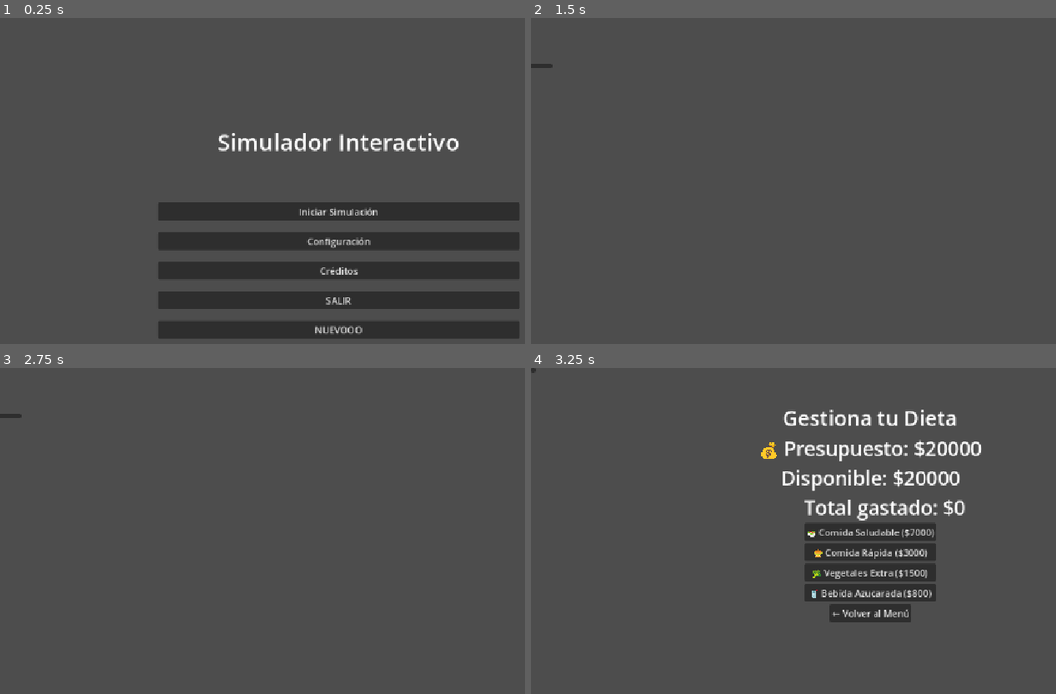
Above: before the commit, frames 1-4 (two rows, left to right).
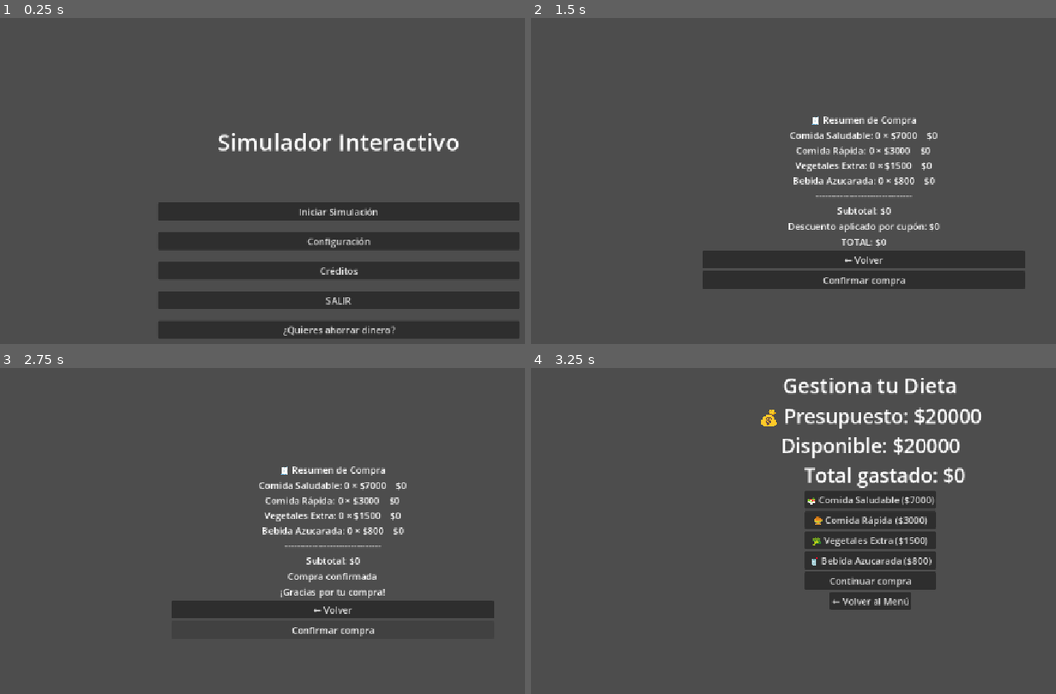
Above: after the commit, the same moments.

Repository: gustavo27715/taller1
Game: Godot game, scene res://src/core/main_app.tscn
Same seed, same stepped clock (60 frames per second), same inputs: the game is played once before the commit and once after it.
Inputs (mouse positions are in pixels of both pictures, inside the frame that each line leads up to; where the layout moved, square brackets give the same spot in the first picture):
- Up to frame 1 (0.25 s): no input
- Up to frame 2 (1.5 s): click "Iniciar Simulación" at 0.5 s; click (872, 229) [531, 21] at 1.25 s
- Up to frame 3 (2.75 s): click (330, 628) at 2 s, where only the run after the commit has a clickable "Confirmar compra"
- Up to frame 4 (3.25 s): click (861, 609) [541, 416] at 2.75 s

The runs differ from the first frame. In frame 1, 0.3% of the frame differs, in the area x 53-76%, y 94-98%; in frame 2, 8.9%; in frame 3, 5.7%; in frame 4, 10%, in the area x 0-86%, y 0-79%.
Error before the commit: Trying to assign value of type 'Label' to a variable of type 'Button'. (res://src/scenes/buying_process/purchase_invoice.gd:5)

Commit message:
feat: complete Lab 5 with gamification, coupons and purchase flow

Diff:
--- a/src/core/global_manager.gd
+++ b/src/core/global_manager.gd
@@ -17,8 +17,8 @@
 
 var coupons: Array[Dictionary] = []
 var current_total: int = 0
-var monthly_budget: int = 20000      # 💰 Presupuesto mensual
-var remaining_budget: int = 20000    # 💰 Presupuesto restante
+var monthly_budget: int = 20000
+var remaining_budget: int = 20000
 
 func _ready() -> void:
 	EventBus.coupon_obtained.connect(_on_coupon_obtained)
@@ -52,3 +52,17 @@
 	print("GlobalManager: Total=", current_total, " Presupuesto=", monthly_budget, " Restante=", remaining_budget)
 	EventBus.total_changed.emit(current_total)
 	EventBus.budget_changed.emit(remaining_budget)
+
+func get_best_coupon(subtotal: int) -> Dictionary:
+	var best_coupon := {}
+	for coupon in coupons:
+		if subtotal >= coupon["minimum_purchase"]:
+			if best_coupon.is_empty():
+				best_coupon = coupon
+			elif coupon["value"] > best_coupon["value"]:
+				best_coupon = coupon
+	return best_coupon
+
+func remove_coupon(coupon: Dictionary) -> void:
+	if coupon in coupons:
+		coupons.erase(coupon)
--- a/src/scenes/buying_process/buy_panel.tscn
+++ b/src/scenes/buying_process/buy_panel.tscn
@@ -15,9 +15,9 @@
 layout_mode = 1
 anchors_preset = -1
 offset_left = -7.0
-offset_top = 61.0
+offset_top = 5.0
 offset_right = 1180.0
-offset_bottom = 773.0
+offset_bottom = 717.0
 offset_transform_position = Vector2(250, 200)
 
 [node name="Label" type="Label" parent="VBoxContainer" unique_id=1249384363]
@@ -51,6 +51,7 @@
 [node name="GridContainer" type="GridContainer" parent="VBoxContainer" unique_id=762475909]
 layout_mode = 2
 size_flags_horizontal = 4
+size_flags_vertical = 0
 
 [node name="BtnBase1" type="Button" parent="VBoxContainer/GridContainer" unique_id=2131947065]
 layout_mode = 2
@@ -71,14 +72,15 @@
 text = "🥤 Bebida Azucarada ($800)
 "
 
+[node name="BtnContinue" parent="VBoxContainer/GridContainer" unique_id=1488614578 instance=ExtResource("2_a5yq5")]
+custom_minimum_size = Vector2(4, 5)
+layout_mode = 2
+text = "Continuar compra"
+target_scene = "uid://bbmyhinsxqk5v"
+
 [node name="BtnVolver" parent="VBoxContainer" unique_id=1890956143 instance=ExtResource("2_a5yq5")]
 layout_mode = 2
 size_flags_horizontal = 4
 size_flags_vertical = 4
 text = "← Volver al Menú"
 target_scene = "uid://bkoyuq350gray"
-
-[node name="BtnContinue" parent="." unique_id=1488614578 instance=ExtResource("2_a5yq5")]
-layout_mode = 0
-anchors_preset = 0
-target_scene = "uid://bbmyhinsxqk5v"
--- a/src/scenes/buying_process/purchase_invoice.gd
+++ b/src/scenes/buying_process/purchase_invoice.gd
@@ -2,41 +2,59 @@
 
 @onready var lbl_subtotal: Label = $VBoxContainer/LblSubtotal
 @onready var lbl_coupon: Label = $VBoxContainer/LblCoupon
+@onready var lbl_total: Label = $VBoxContainer/LblTotal
 @onready var btn_confirm: Button = $VBoxContainer/BtnConfirm
+
+var applied_coupon: Dictionary = {}
 
 func _ready() -> void:
 	btn_confirm.pressed.connect(_on_confirm)
 	_update_invoice()
 
 func _on_confirm() -> void:
-	pass
+	if not applied_coupon.is_empty():
+		GlobalManager.remove_coupon(applied_coupon)
+	lbl_coupon.text = "Compra confirmada"
+	lbl_total.text = "¡Gracias por tu compra!"
 
 func _update_invoice() -> void:
-	var base_name: String = GlobalManager.selection["base"]
-	var item_1_quantity: int = GlobalManager.selection["item_1"]
-	var item_2_quantity: int = GlobalManager.selection["item_2"]
+	# Leer del sistema ACUMULATIVO
+	var base_1_qty: int = GlobalManager.selection["base_1"]
+	var base_2_qty: int = GlobalManager.selection["base_2"]
+	var item_1_qty: int = GlobalManager.selection["item_1"]
+	var item_2_qty: int = GlobalManager.selection["item_2"]
 
-	var base_price: int = GlobalManager.prices[base_name]
+	var base_1_price: int = GlobalManager.prices["base_1"]
+	var base_2_price: int = GlobalManager.prices["base_2"]
 	var item_1_price: int = GlobalManager.prices["item_1"]
 	var item_2_price: int = GlobalManager.prices["item_2"]
 
-	var item_1_total: int = item_1_quantity * item_1_price
-	var item_2_total: int = item_2_quantity * item_2_price
+	var base_1_total: int = base_1_qty * base_1_price
+	var base_2_total: int = base_2_qty * base_2_price
+	var item_1_total: int = item_1_qty * item_1_price
+	var item_2_total: int = item_2_qty * item_2_price
 
 	lbl_subtotal.text = (
-        "BASE ELEGIDA: %s    $%d\n"
-		+ "INGREDIENTE 1: %d × $%d    $%d\n"
-		+ "INGREDIENTE 2: %d × $%d    $%d\n"
+        "Comida Saludable: %d × $%d    $%d\n"
+		+ "Comida Rápida: %d × $%d    $%d\n"
+		+ "Vegetales Extra: %d × $%d    $%d\n"
+		+ "Bebida Azucarada: %d × $%d    $%d\n"
 		+ "--------------------------------\n"
 		+ "Subtotal: $%d"
 	) % [
-		base_name,
-		base_price,
-		item_1_quantity,
-		item_1_price,
-		item_1_total,
-		item_2_quantity,
-		item_2_price,
-		item_2_total,
+		base_1_qty, base_1_price, base_1_total,
+		base_2_qty, base_2_price, base_2_total,
+		item_1_qty, item_1_price, item_1_total,
+		item_2_qty, item_2_price, item_2_total,
 		GlobalManager.current_total
 	]
+
+	var subtotal: int = GlobalManager.current_total
+	applied_coupon = GlobalManager.get_best_coupon(subtotal)
+	var discount: int = 0
+	if not applied_coupon.is_empty():
+		discount = applied_coupon["value"]
+
+	var final_total: int = max(subtotal - discount, 0)
+	lbl_coupon.text = "Descuento aplicado por cupón: $%d" % discount
+	lbl_total.text = "TOTAL: $%d" % final_total
--- a/src/scenes/buying_process/purchase_invoice.tscn
+++ b/src/scenes/buying_process/purchase_invoice.tscn
@@ -8,28 +8,61 @@
 anchors_preset = 15
 anchor_right = 1.0
 anchor_bottom = 1.0
-offset_left = -3.0
-offset_top = -2.0
-offset_right = -3.0
-offset_bottom = -2.0
+offset_left = -1.0
+offset_top = -6.0
+offset_right = -1.0
+offset_bottom = -6.0
 grow_horizontal = 2
 grow_vertical = 2
 script = ExtResource("1_lm570")
 
 [node name="VBoxContainer" type="VBoxContainer" parent="." unique_id=2123715224]
-layout_mode = 0
-offset_right = 40.0
-offset_bottom = 40.0
+layout_mode = 1
+anchors_preset = 8
+anchor_left = 0.5
+anchor_top = 0.5
+anchor_right = 0.5
+anchor_bottom = 0.5
+offset_left = -279.0
+offset_top = -103.0
+offset_right = 279.0
+offset_bottom = 103.0
+grow_horizontal = 2
+grow_vertical = 2
+alignment = 1
+
+[node name="Label" type="Label" parent="VBoxContainer" unique_id=30902471]
+layout_mode = 2
+text = "🧾 Resumen de Compra"
+horizontal_alignment = 1
 
 [node name="LblSubtotal" type="Label" parent="VBoxContainer" unique_id=964284307]
 layout_mode = 2
+text = "Comida Saludable: 0 × $7000
+$0\\nComida Rápida: 0 × $3000
+$0\\nVegetales Extra: 0 × $1500
+$0\\nBebida Azucarada: 0 × $800 $0\\n--------------------------------\\nSubtotal: $0"
+horizontal_alignment = 1
 
 [node name="LblCoupon" type="Label" parent="VBoxContainer" unique_id=1273108424]
 layout_mode = 2
+text = "Descuento aplicado por cupón: $0"
+horizontal_alignment = 1
 
-[node name="BtnConfirm" type="Label" parent="VBoxContainer" unique_id=1296662910]
+[node name="LblTotal" type="Label" parent="VBoxContainer" unique_id=59576982]
 layout_mode = 2
+text = "TOTAL: $0"
+horizontal_alignment = 1
 
 [node name="BtnBack" parent="VBoxContainer" unique_id=1890956143 instance=ExtResource("2_xyxq8")]
 layout_mode = 2
+text = "← Volver"
 target_scene = "uid://ncf52k0cd3fo"
+
+[node name="BtnConfirm" type="Button" parent="VBoxContainer" unique_id=2142571657]
+layout_mode = 2
+text = "Confirmar compra
+"
+
+[node name="HBoxContainer" type="HBoxContainer" parent="VBoxContainer" unique_id=180736490]
+layout_mode = 2
--- a/src/scenes/gamification/coupon_game.tscn
+++ b/src/scenes/gamification/coupon_game.tscn
@@ -13,86 +13,88 @@
 size = Vector2(64, 64)
 
 [sub_resource type="RectangleShape2D" id="RectangleShape2D_mbmut"]
-size = Vector2(158, 20)
-
-[sub_resource type="RectangleShape2D" id="RectangleShape2D_e2r5q"]
-size = Vector2(521.3407, 26.410652)
+size = Vector2(146, 10)
 
 [sub_resource type="RectangleShape2D" id="RectangleShape2D_3tfhq"]
-size = Vector2(521.3407, 26.410652)
+size = Vector2(584.7298, 26.410652)
 
 [sub_resource type="RectangleShape2D" id="RectangleShape2D_ikb2h"]
-size = Vector2(721, 20)
+size = Vector2(1351.887, 15.992676)
 
 [node name="CouponGame" type="Node2D" unique_id=794875141]
 script = ExtResource("1_04lhb")
+max_spawned_items = 20
 
 [node name="Player" type="CharacterBody2D" parent="." unique_id=1606466512]
 script = ExtResource("2_3tfhq")
+speed = 500.0
 
 [node name="Sprite2D" type="Sprite2D" parent="Player" unique_id=816979688]
-position = Vector2(583, 465)
+position = Vector2(594.82416, 503.439)
 texture = ExtResource("1_fmnlb")
 
 [node name="CollisionShape2D" type="CollisionShape2D" parent="Player" unique_id=1399604316]
-position = Vector2(583, 465)
+position = Vector2(594.82416, 503.439)
 shape = SubResource("RectangleShape2D_gpdgb")
 
 [node name="AreaRecolect" type="Area2D" parent="Player" unique_id=293998823]
 
 [node name="Sprite2D" type="Sprite2D" parent="Player/AreaRecolect" unique_id=890059157]
-position = Vector2(582, 418)
+position = Vector2(593.82416, 456.439)
 rotation = -0.0044257045
 scale = Vector2(2.308389, 0.20232892)
 texture = ExtResource("5_ikb2h")
 
 [node name="CollisionShape2D" type="CollisionShape2D" parent="Player/AreaRecolect" unique_id=1551389181]
-position = Vector2(582, 417)
+position = Vector2(593.82416, 455.439)
 shape = SubResource("RectangleShape2D_mbmut")
 
-[node name="Walls" type="Area2D" parent="." unique_id=448718816 groups=["walls"]]
+[node name="Walls" type="CharacterBody2D" parent="." unique_id=610317276 groups=["walls"]]
 disable_mode = 1
 
-[node name="CollisionShape2D" type="CollisionShape2D" parent="Walls" unique_id=1038668654]
-position = Vector2(990.11304, 238.69145)
-rotation = -1.1117108
-scale = Vector2(1.1466709, 1.6848348)
-skew = -0.29302502
-shape = SubResource("RectangleShape2D_e2r5q")
+[node name="CollisionShape2D2" type="CollisionShape2D" parent="Walls" unique_id=1133184180 groups=["walls"]]
+position = Vector2(926.99994, 274)
+rotation = -1.2046508
+scale = Vector2(1, 1.3600004)
+shape = SubResource("RectangleShape2D_3tfhq")
 
-[node name="CollisionShape2D2" type="CollisionShape2D" parent="Walls" unique_id=1133184180 groups=["walls"]]
-position = Vector2(252, 239.00003)
+[node name="CollisionShape2D3" type="CollisionShape2D" parent="Walls" unique_id=204286941 groups=["walls"]]
+position = Vector2(261.21368, 269.3258)
 rotation = -1.865757
 scale = Vector2(1, 1.3600004)
 shape = SubResource("RectangleShape2D_3tfhq")
 
 [node name="Sprite2D3" type="Sprite2D" parent="Walls" unique_id=1338890191]
-position = Vector2(932.31915, 356.0965)
-rotation = 2.0213516
-scale = Vector2(3.858601, 0.30719945)
+position = Vector2(939.7711, 254.36055)
+rotation = -1.2063546
+scale = Vector2(3.0217137, 0.30719945)
 texture = ExtResource("2_pcwwn")
 
 [node name="Sprite2D2" type="Sprite2D" parent="Walls" unique_id=1024136308 groups=["walls"]]
-position = Vector2(295.18082, 400.631)
-rotation = 1.29085
-scale = Vector2(3.8777428, 0.30719945)
+position = Vector2(259.10446, 275.14636)
+rotation = 1.2730696
+scale = Vector2(2.690765, 0.30719945)
 texture = ExtResource("2_pcwwn")
 
-[node name="Floor" type="Area2D" parent="." unique_id=1757984038 groups=["floor"]]
+[node name="Floor" type="CharacterBody2D" parent="." unique_id=435482540 groups=["floor"]]
+rotation = 0.01368624
 
 [node name="CollisionShape2D" type="CollisionShape2D" parent="Floor" unique_id=2091268505 groups=["floor"]]
-position = Vector2(893.5, 534)
+position = Vector2(600.4237, 539.08844)
+rotation = -0.013735716
 shape = SubResource("RectangleShape2D_ikb2h")
 
 [node name="Sprite2D" type="Sprite2D" parent="Floor" unique_id=1475645981]
-position = Vector2(612.5, 534.25)
+position = Vector2(608.5394, 546.72284)
+rotation = -0.010606988
 scale = Vector2(5.85, 0.23928504)
 texture = ExtResource("2_pcwwn")
 
 [node name="Spawner" type="Node2D" parent="." unique_id=1370388455 groups=["spawner"]]
-position = Vector2(696, 49)
+position = Vector2(923, 19)
 script = ExtResource("3_04lhb")
-max_active_items = 3
+max_active_items = 6
+spawn_interval = 1.5
 collectable_scene = ExtResource("5_1u2kp")
 
 [node name="Timer" type="Timer" parent="Spawner" unique_id=1938679047]
@@ -100,14 +102,17 @@
 [node name="Spawner2" type="Node2D" parent="." unique_id=601289919 groups=["spawner"]]
 position = Vector2(606, 80)
 script = ExtResource("3_04lhb")
+max_active_items = 6
+spawn_interval = 1.5
 collectable_scene = ExtResource("5_1u2kp")
 
 [node name="Timer" type="Timer" parent="Spawner2" unique_id=970035538]
 
 [node name="Spawner3" type="Node2D" parent="." unique_id=2052896585 groups=["spawner"]]
-position = Vector2(555, 36)
+position = Vector2(256, 8)
 script = ExtResource("3_04lhb")
-max_active_items = 3
+max_active_items = 6
+spawn_interval = 1.5
 collectable_scene = ExtResource("5_1u2kp")
 
 [node name="Timer" type="Timer" parent="Spawner3" unique_id=1044741207]
@@ -115,43 +120,53 @@
 [node name="CanvasLayer" type="CanvasLayer" parent="." unique_id=1616956677]
 
 [node name="Objective" type="Label" parent="CanvasLayer" unique_id=1718245744]
-offset_left = 548.0
-offset_top = 6.0
-offset_right = 696.0
-offset_bottom = 29.0
+offset_left = 533.0
+offset_top = 124.0
+offset_right = 681.0
+offset_bottom = 147.0
 text = "Ingredientes: 0 / 10"
 
 [node name="BtnBack" parent="CanvasLayer" unique_id=1890956143 instance=ExtResource("1_oxamv")]
-offset_left = 482.0
-offset_top = 583.0
-offset_right = -470.0
-offset_bottom = -8.0
+offset_left = 492.0
+offset_top = 581.0
+offset_right = -460.0
+offset_bottom = -10.0
 text = "Volver
 "
-target_scene = "uid://ciujhoaln7odh"
+target_scene = "uid://bkoyuq350gray"
 
 [node name="ResultPanel" type="Panel" parent="CanvasLayer" unique_id=2009725956]
 visible = false
-offset_left = 353.0
-offset_top = 11.0
-offset_right = 393.0
-offset_bottom = 51.0
+offset_left = 338.0
+offset_top = -57.0
+offset_right = 378.0
+offset_bottom = -17.0
+
+[node name="ResultLabel" type="Label" parent="CanvasLayer/ResultPanel" unique_id=1649238475]
+layout_mode = 0
+offset_left = 118.0
+offset_top = 267.0
+offset_right = 400.0
+offset_bottom = 316.0
+text = " ¡Cupón obtenido!
+"
+horizontal_alignment = 1
+
+[node name="ResultLabel2" type="Label" parent="CanvasLayer/ResultPanel" unique_id=966732866]
+layout_mode = 0
+offset_left = 134.0
+offset_top = 293.0
+offset_right = 416.0
+offset_bottom = 342.0
+text = "Válido en compras mayores a $9000"
 
 [node name="BtnReturn" parent="CanvasLayer/ResultPanel" unique_id=1773284129 instance=ExtResource("1_oxamv")]
 layout_mode = 1
-offset_left = 41.0
-offset_top = 572.0
-offset_right = 9.0
-offset_bottom = 540.0
-target_scene = "uid://ciujhoaln7odh"
-
-[node name="ResultLabel" type="Label" parent="CanvasLayer/ResultPanel" unique_id=1649238475]
-layout_mode = 0
-offset_left = 189.0
-offset_top = 177.0
-offset_right = 337.0
-offset_bottom = 226.0
-text = "¡Cupón obtenido!
-"
+offset_left = 253.0
+offset_top = 347.0
+offset_right = 221.0
+offset_bottom = 315.0
+text = "← Volver"
+target_scene = "uid://bkoyuq350gray"
 
 [connection signal="collected_food" from="Player" to="." method="_on_player_collected_food"]
--- a/src/scenes/gamification/player.gd
+++ b/src/scenes/gamification/player.gd
@@ -15,7 +15,6 @@
 	# Debug: mostrar colisiones
 	for i in get_slide_collision_count():
 		var col = get_slide_collision(i)
-		print("Chocando con: ", col.get_collider().name)
 
 func _on_collect_area_body_entered(body: Node2D) -> void:
 	if body.is_in_group("collectable"):
--- a/src/scenes/menu/menu_panel.tscn
+++ b/src/scenes/menu/menu_panel.tscn
@@ -55,6 +55,5 @@
 
 [node name="ButtonNav" parent="VBoxMenu" unique_id=61396873 instance=ExtResource("2_o25ln")]
 layout_mode = 2
-text = "NUEVOOO
-"
+text = "¿Quieres ahorrar dinero?"
 target_scene = "uid://ciujhoaln7odh"
